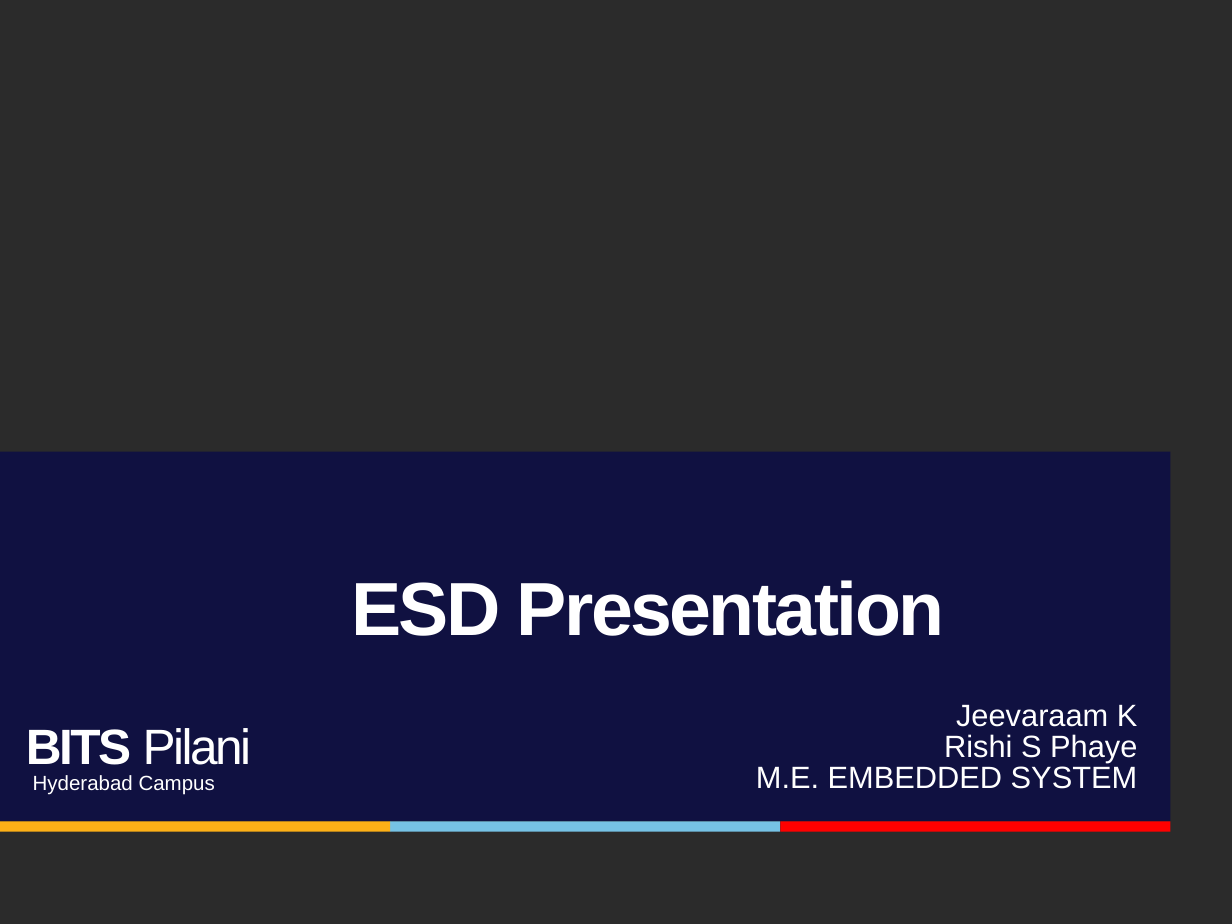
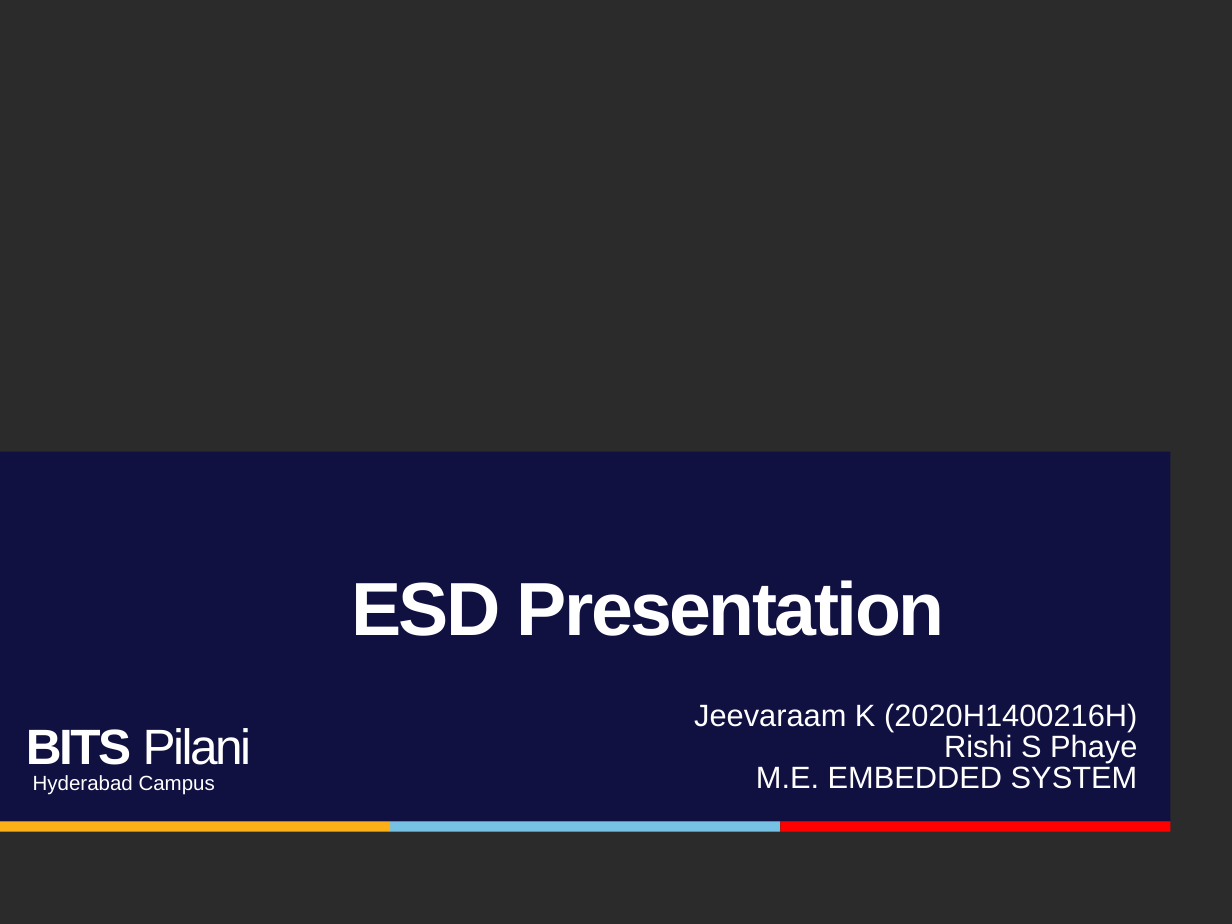
Before and after one commit to jeevaraam/AutoDrone, a slide deck: slide 1 of esd final.pptx. Drawn at 1232x924 pixels with LibreOffice and Linux fonts; fonts in the diff are those of the drawing; background and template pictures are left out; a plain dark background stands for a picture behind light text. Boxes give left, top, right and bottom in pixels: in the first picture for what was removed or moved away, otherwise in the second. Text is boxed around its words. In the diff, an @@ line names an element or a change of style, - is before the commit and + after.

```diff
--- a/esd final.pptx
+++ b/esd final.pptx
@@ text at (694,703,1137,732): text changed @@
-Jeevaraam K
+Jeevaraam K (2020H1400216H)
```
Also in this commit, not shown: 11 other slides changed, 3 slides added, 2 slides removed.
